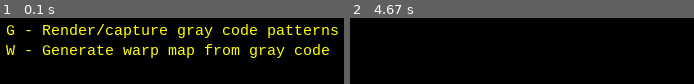
Above: before the commit, frames 1-2 (left to right).
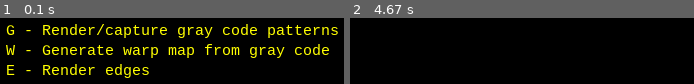
Above: after the commit, the same moments.

Repository: pwmorrison/computer_vision
Game: pygame game, started from pygame_app.py
Two runs of this game, one before a commit and one after it. Both use one fixed random seed, a clock stepped at 60 frames per second and the inputs below.
Inputs:
- Up to frame 1 (0.1 s): no input
- Up to frame 2 (4.67 s): tap G at 0.33, 3.83 s; hold G 0.67-1.2 s; tap Enter at 2.37 s

The runs differ from the first frame. In frame 1, 2.2% of the frame differs, in the area x 2-44%, y 69-91%; in frame 2, nothing differs.

Commit message:
Render camera image of edges/warp map.

Diff:
--- a/pygame_app.py
+++ b/pygame_app.py
@@ -96,7 +96,24 @@
     gameDisplay.blit(label, (100, 100))
     label = font.render("W - Generate warp map from gray code", 1, (255, 255, 0))
     gameDisplay.blit(label, (100, 120))
-
+    label = font.render("E - Render edges", 1, (255, 255, 0))
+    gameDisplay.blit(label, (100, 140))
+
+
+def render_edges(gameDisplay, warp_map_im_horiz, warp_map_im_vert):
+    if 1:
+        img_data = np.array(warp_map_im_horiz)
+        # Find the edge pixels. This returns a [height, width] array.
+        edges = cv2.Canny(img_data, 100, 200, 13)
+        im = Image.fromarray(edges, "L").convert("RGB")
+    else:
+        im = warp_map_im_horiz
+
+    mode = im.mode
+    size = im.size
+    data = im.tobytes()
+    im_surface = pygame.image.fromstring(data, size, mode)
+    gameDisplay.blit(im_surface, (0, 0))
 
 def create_warp_map_from_dir():
     warp_map_horiz, warp_map_vert, im_horiz, im_vert = generate_warp_map(
@@ -111,6 +128,8 @@
         im_vert.save(os.path.join(GRAY_CODE_DIR, "warp_map_vert.png"))
         # plt.figure()
         # plt.imshow(np.asarray(im_vert))
+
+    return warp_map_horiz, warp_map_vert, im_horiz, im_vert
 
 
 class GrayCodeController():
@@ -192,62 +211,74 @@
         return True
 
 
-def main():
-    pygame.init()
-
-    camera = Camera()
-    # im = camera.capture_frame()
-    # im.save("pygame_camera_im.png")
-
-    gameDisplay = pygame.display.set_mode(PROJ_DIM)
-    pygame.display.set_caption('Projection mapping')
-
-    clock = pygame.time.Clock()
-
-    # carImg = pygame.image.load('racecar.png')
-    # x = (display_width * 0.45)
-    # y = (display_height * 0.8)
-    # x_change = 0
-    # car_speed = 0
-
-    gray_code_controller = GrayCodeController(
-        PROJ_DIM[0], PROJ_DIM[1], gameDisplay, camera)
-
-    crashed = False
-    gray_code = False
-    while not crashed:
-
-        for event in pygame.event.get():
-            if event.type == pygame.QUIT:
-                crashed = True
-            if event.type == pygame.KEYUP:
-                if event.key == pygame.K_g:
-                    if gray_code == False:
-                        print("Starting gray code.")
-                        pygame.time.set_timer(GRAYCODEEVENT, GRAY_CODE_DELAY)
-                        gray_code = True
-                    else:
-                        print("Stopping gray code.")
+class App():
+    def __init__(self):
+        self.warp_map_horiz = None
+        self.warp_map_vert = None
+
+    def main(self):
+        pygame.init()
+
+        camera = Camera()
+        # im = camera.capture_frame()
+        # im.save("pygame_camera_im.png")
+
+        gameDisplay = pygame.display.set_mode(PROJ_DIM)
+        pygame.display.set_caption('Projection mapping')
+
+        clock = pygame.time.Clock()
+
+        # carImg = pygame.image.load('racecar.png')
+        # x = (display_width * 0.45)
+        # y = (display_height * 0.8)
+        # x_change = 0
+        # car_speed = 0
+
+        gray_code_controller = GrayCodeController(
+            PROJ_DIM[0], PROJ_DIM[1], gameDisplay, camera)
+
+        crashed = False
+        gray_code = False
+        edges = False
+        while not crashed:
+
+            for event in pygame.event.get():
+                if event.type == pygame.QUIT:
+                    crashed = True
+                if event.type == pygame.KEYUP:
+                    if event.key == pygame.K_g:
+                        if gray_code == False:
+                            print("Starting gray code.")
+                            pygame.time.set_timer(GRAYCODEEVENT, GRAY_CODE_DELAY)
+                            gray_code = True
+                        else:
+                            print("Stopping gray code.")
+                            pygame.time.set_timer(GRAYCODEEVENT, 0)
+                            gray_code_controller.reset()
+                            gray_code = False
+                    elif event.key == pygame.K_w:
+                        print("Generating warp map from gray code.")
+                        self.warp_map_horiz, self.warp_map_vert, self.im_horiz, \
+                            self.im_vert = create_warp_map_from_dir()
+                    elif event.key == pygame.K_e:
+                        print("Rendering edges.")
+                        render_edges(gameDisplay, self.im_horiz, self.im_vert)
+                        edges = True
+                if event.type == GRAYCODEEVENT:
+                    print("Rendering / capturing gray code frame.")
+                    keep_processing = gray_code_controller.process()
+                    if not keep_processing:
                         pygame.time.set_timer(GRAYCODEEVENT, 0)
                         gray_code_controller.reset()
                         gray_code = False
-                elif event.key == pygame.K_w:
-                    print("Generating warp map from gray code.")
-                    create_warp_map_from_dir()
-            if event.type == GRAYCODEEVENT:
-                print("Rendering / capturing gray code frame.")
-                keep_processing = gray_code_controller.process()
-                if not keep_processing:
-                    pygame.time.set_timer(GRAYCODEEVENT, 0)
-                    gray_code_controller.reset()
-                    gray_code = False
-            print(event)
-
-        if not gray_code:
-            render_home_screen(gameDisplay)
-
-        pygame.display.update()
-        clock.tick(60)
+                print(event)
+
+            if not gray_code and not edges:
+                render_home_screen(gameDisplay)
+
+            pygame.display.update()
+            clock.tick(60)
 
 if __name__ == '__main__':
-    main()
+    app = App()
+    app.main()
